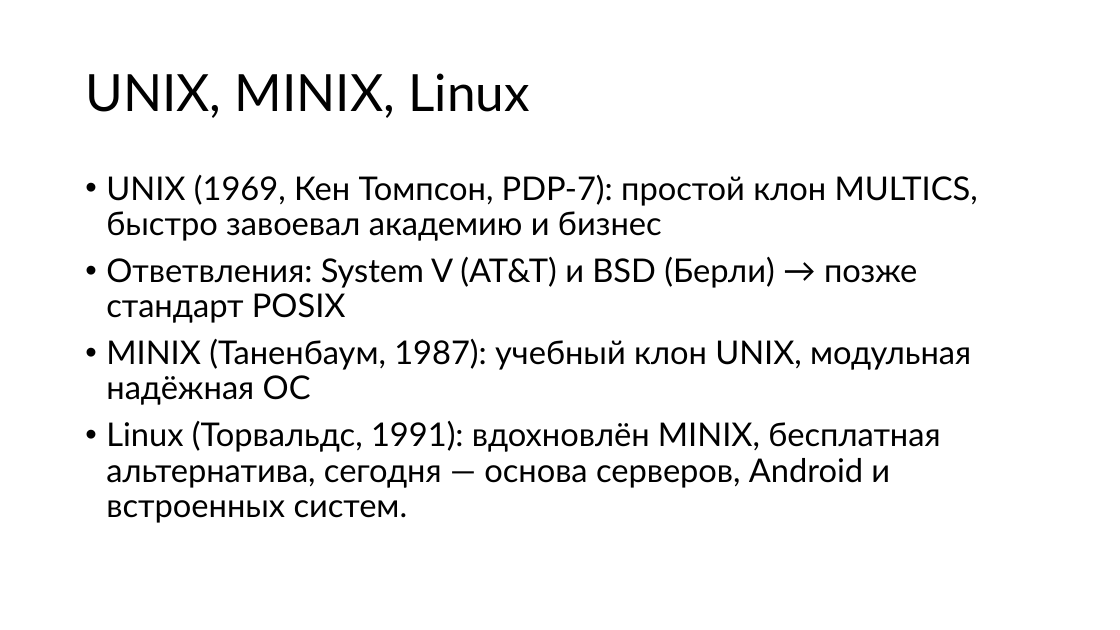
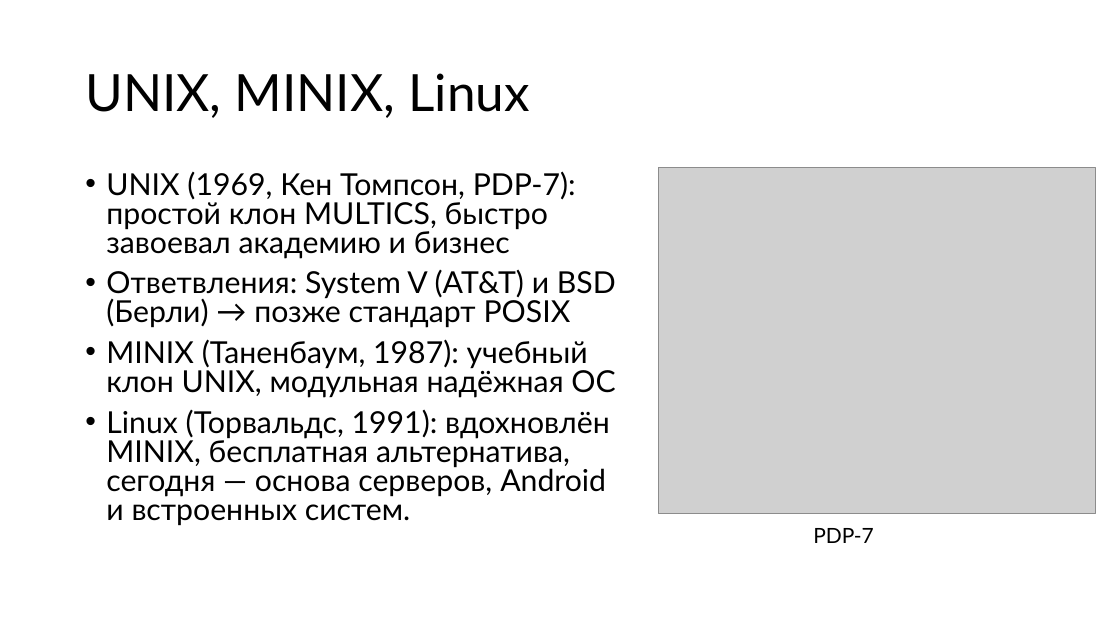
Before and after one commit to alexey-malov/os-course, a slide deck: slide 22 of lectures/01/Введение в ОС.pptx. Drawn at 1120x630 pixels with LibreOffice and Linux fonts; fonts in the diff are those of the drawing; grey boxes stand for pictures. Boxes give left, top, right and bottom in pixels: in the first picture for what was removed or moved away, otherwise in the second. Text is boxed around its words. In the diff, an @@ line names an element or a change of style, - is before the commit and + after.

```diff
--- a/lectures/01/Введение в ОС.pptx
+++ b/lectures/01/Введение в ОС.pptx
@@ text "UNIX (1969, Кен Томпсон, PDP-7): ..." at (106,171,616,526): size 28 to 25.9 pt; line spacing 0.9 to 0.8 @@
@@ picture added at (658,168,1096,513) @@
@@ text added at (813,528,874,543), 18 pt, text #000000 @@
+PDP-7
```
Also in this commit, not shown: 17 other slides changed, 1 slide added.
